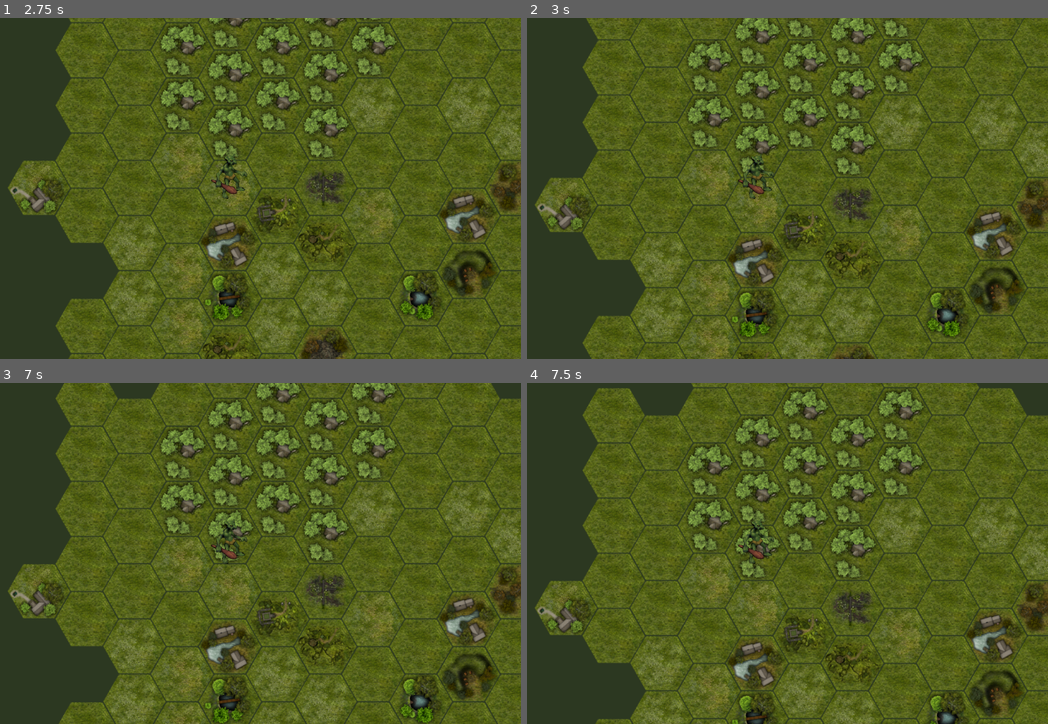
Above: before the commit, frames 1-4 (two rows, left to right).
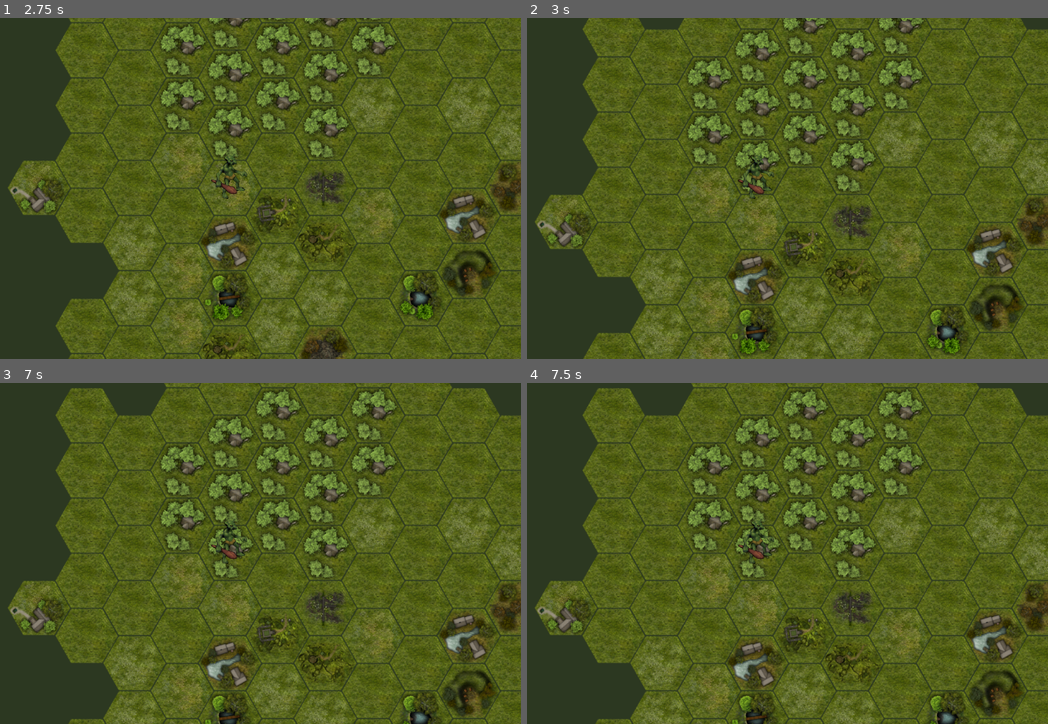
Above: after the commit, the same moments.

Repository: Beweeted/2d_hex_map_demo
Game: Godot game, scene res://map.tscn
The game is run twice, just before and just after one commit, with the same random seed, the same clock (stepped at 60 frames per second) and the same inputs.
Inputs:
- Up to frame 1 (2.75 s): tap Enter at 0.5, 2 s; hold Right (move_right) 0.53-1.28 s; tap Space at 1.25 s; hold Down (move_down) 1.28-2.03 s; hold Right (move_right) from 2.03 s (still down)
- Up to frame 2 (3 s): tap Space at 2.75 s; release Right (move_right) at 2.78 s; hold Up (move_up) from 2.78 s (still down)
- Up to frame 3 (7 s): release Up (move_up) at 3.53 s; hold Left (move_left) 3.53-5.03 s; tap Enter at 4.25 s; tap Space at 5 s; hold Down (move_down) 5.03-5.78 s; hold Right (move_right) 5.78-6.53 s; hold Up (move_up) from 6.53 s (still down)
- Up to frame 4 (7.5 s): release Up (move_up) at 7.28 s; hold Right (move_right) from 7.28 s (still down)

Frame 1 is identical in both runs. In frame 2, 33% of the frame differs, in the area x 1-100%, y 0-100%; in frame 3, 33%; in frame 4, nothing differs.

Commit message:
Refactoring movement logic

Diff:
--- a/board_gameplay_manager.gd
+++ b/board_gameplay_manager.gd
@@ -15,16 +15,7 @@
 		var hex_motion := input_to_hex_motion(input)
 		if hex_motion != Vector2.ZERO:
 			var target_tile = tilemap.get_map_tile(troll.my_tile.coords + hex_motion)
-			print("Target tile: %s  Is moveable: %s" % [target_tile, target_tile.is_moveable()])
-			#UPDATE THIS SO IT HANDLES THE TROLL NOT BEING A CHILD OF THE TILEMAP FOR POSITION ANYMORE
-			if target_tile.is_moveable():
-				troll.dest_tile = target_tile
-				troll.moving = true
-				print("Move start %s" % troll.dest_tile)
-			else:
-				troll.bump_tile = target_tile
-				troll.bumping = troll.BumpState.FORWARD
-				print("Bump start %s" % troll.bump_tile)
+			troll.move_to_hex(target_tile)
 
 
 func get_input_vector(_Input: InputEvent) -> Vector2:
--- /dev/null
+++ b/infantry.gd
@@ -0,0 +1,20 @@
+extends "res://unit.gd"
+
+class_name Infantry
+
+func move_cost(tile: Tile) -> int:
+	var move_cost = 100 # Shifted to allow fractional movement costs, like roads.
+	var immovable = 9999999
+	var terrain_type = tile.get_terrain_type()
+
+	#print("Tile type: %s, Matches grass: %s" % [terrain_type, terrain_type == Terrain.GRASS])
+
+	match terrain_type:
+		Terrain.ROAD:
+			return move_cost / 2
+		Terrain.GRASS, Terrain.FOREST:
+			return move_cost
+		Terrain.SWAMP, Terrain.BUILDING, Terrain.WATER:
+			return move_cost * 2
+		_:
+			return immovable
--- a/project.godot
+++ b/project.godot
@@ -14,20 +14,44 @@
 "language": "GDScript",
 "path": "res://board_gameplay_manager.gd"
 }, {
+"base": "KinematicBody2D",
+"class": "Infantry",
+"language": "GDScript",
+"path": "res://infantry.gd"
+}, {
 "base": "TileMap",
 "class": "MyTileMap",
 "language": "GDScript",
 "path": "res://my_tilemap.gd"
 }, {
 "base": "Reference",
+"class": "Terrain",
+"language": "GDScript",
+"path": "res://terrain.gd"
+}, {
+"base": "Reference",
 "class": "Tile",
 "language": "GDScript",
 "path": "res://tile.gd"
+}, {
+"base": "KinematicBody2D",
+"class": "Troll",
+"language": "GDScript",
+"path": "res://troll.gd"
+}, {
+"base": "KinematicBody2D",
+"class": "Unit",
+"language": "GDScript",
+"path": "res://unit.gd"
 } ]
 _global_script_class_icons={
 "BoardManager": "",
+"Infantry": "",
 "MyTileMap": "",
-"Tile": ""
+"Terrain": "",
+"Tile": "",
+"Troll": "",
+"Unit": ""
 }
 
 [application]
--- /dev/null
+++ b/terrain.gd
@@ -0,0 +1,39 @@
+class_name Terrain
+
+var type: int
+
+const VOID = -1
+const GRASS = 0
+const FOREST = 1
+const SWAMP = 2
+const ROCKY = 3
+const BUILDING = 4
+const WATER = 5
+const OBSTRUCTION = 6
+const ROAD = 7
+
+const GRASS_TILES: Array = [0, 1, 2, 3, 4, 5, 13, 17]
+const FOREST_TILES: Array = [6, 7, 8, 9, 16]
+const SWAMP_TILES: Array = [10, 11, 18, 19, 21]
+const ROCKY_TILES: Array = [15, 22, 23, 24]
+const BUILDING_TILES: Array = [9, 12, 14, 20]
+const WATER_TILES: Array = [25]
+const OBSTRUCTION_TILES: Array = [-1]
+const ROAD_TILES: Array = []
+
+func _init(tile_id: int) -> void:
+	type = VOID
+	if tile_id in GRASS_TILES:
+		type = GRASS
+	if tile_id in FOREST_TILES:
+		type = FOREST
+	if tile_id in SWAMP_TILES:
+		type = SWAMP
+	if tile_id in ROCKY_TILES:
+		type = ROCKY
+	if tile_id in WATER_TILES:
+		type = WATER
+	if tile_id in OBSTRUCTION_TILES:
+		type = OBSTRUCTION
+	if tile_id in ROAD_TILES:
+		type = ROAD
--- a/tile.gd
+++ b/tile.gd
@@ -1,31 +1,27 @@
+class_name Tile
+
+const Terrain = preload("res://terrain.gd")
+
 var coords: Vector2
 var position: Vector2
-var _tile_type: int
+var _tile_type_id: int
+var _terrain: Terrain
 
-var swamp_tiles: PoolIntArray = [10, 11, 18, 19, 20]
-var forest_tiles: PoolIntArray = [6, 7, 8, 9, 16]
-var rocky_tiles: PoolIntArray = [15, 22, 24]
-var building_tiles: PoolIntArray = [9, 12, 14, 20] #unused
-var obstruction_tiles: PoolIntArray = [-1, 25]
 
-class_name Tile
-
-func _init(initial_coords: Vector2, initial_position: Vector2, tile_type: int = -1) -> void:
+func _init(initial_coords: Vector2, initial_position: Vector2, tile_type_id: int = -1) -> void:
 	self.coords = initial_coords
 	self.position = initial_position
-	self._tile_type = tile_type
+	self._tile_type_id = tile_type_id
+	self._terrain = Terrain.new(tile_type_id)
 
 
 func _to_string() -> String:
-	return "Coord: %s, Pos: %s, Type: %s" % [coords, position, _tile_type]
-
-func is_moveable() -> bool:
-	return not (_tile_type in obstruction_tiles or _tile_type in building_tiles)
+	return "Coord: %s, Pos: %s, Type: %s" % [coords, position, _tile_type_id]
 
 
-func is_slow() -> bool:
-	return (_tile_type in swamp_tiles or _tile_type in forest_tiles or _tile_type in rocky_tiles)
+func get_terrain_type() -> int:
+	return _terrain.type
 
 
 func print() -> void:
-	print("Coord: %s, Pos: %s, Type: %s" % [coords, position, _tile_type])
+	print("Coord: %s, Pos: %s, Type: %s" % [coords, position, _tile_type_id])
--- a/troll.gd
+++ b/troll.gd
@@ -1,105 +1,3 @@
-extends KinematicBody2D
+extends "res://infantry.gd"
 
-enum HexDirection {STOPPED = -1, UP, UP_RIGHT, DOWN_RIGHT, DOWN, DOWN_LEFT, UP_LEFT}
-enum BumpState {STOPPED, FORWARD, BACKWARD}
-
-const BASE_MOTION_SPEED = 300
-const ROTATION_SPEED = 1000
-
-onready var my_tile: Tile
-onready var dest_tile: Tile
-onready var bump_tile: Tile
-
-var moving: bool = false
-var spinning: bool = false
-var bumping: int = 0
-
-
-func reset_tile(tilemap: MyTileMap) -> void:
-	my_tile = tilemap.get_map_tile(self.position, true)
-	dest_tile = my_tile
-	bump_tile = my_tile
-	print("Reinitializing tile location. %s" % my_tile)
-
-
-func move_to_hex(target_tile: Tile) -> bool:
-	if target_tile.is_moveable():
-		dest_tile = target_tile
-		moving = true
-		return true
-	else:
-		print("ERROR: Tile unmoveable! %s" % target_tile)
-		spinning = true
-		return false
-
-
-func get_hex_direction(direction_vector: Vector2) -> int:
-	var direction = HexDirection.STOPPED
-	if direction_vector == Vector2.ZERO:
-		return direction
-	else:
-		if direction_vector.x == 0 and direction_vector.y < 0:
-			direction = HexDirection.UP
-		if direction_vector.x > 0 and direction_vector.y < 0:
-			direction = HexDirection.UP_RIGHT
-		if direction_vector.x > 0 and direction_vector.y > 0:
-			direction = HexDirection.DOWN_RIGHT
-		if direction_vector.x < 0 and direction_vector.y > 0:
-			direction = HexDirection.DOWN_LEFT
-		if direction_vector.x < 0 and direction_vector.y < 0:
-			direction = HexDirection.UP_LEFT
-		if direction_vector.x == 0 and direction_vector.y > 0:
-			direction = HexDirection.DOWN
-	return direction
-
-
-func is_animating() -> bool:
-	if moving or spinning or bumping != BumpState.STOPPED:
-		return true
-	return false
-
-
-func move(delta) -> void:
-	if not moving:
-		return
-	var speed := BASE_MOTION_SPEED if not dest_tile.is_slow() else BASE_MOTION_SPEED / 2
-	var step := position.move_toward(dest_tile.position, delta * speed) - position
-	move_and_collide(step)
-	if position == dest_tile.position:
-		my_tile = dest_tile
-		moving = false
-		print("Move finished")
-
-
-func spin(delta) -> void:
-	if not spinning:
-		return
-	rotation_degrees += ROTATION_SPEED * delta
-	if rotation_degrees >= 360:
-		rotation_degrees = 0
-		spinning = false
-
-
-func bump(delta) -> void:
-	if not bumping:
-		return
-	var speed := BASE_MOTION_SPEED
-	var target_tile = my_tile
-	var target_position = my_tile.position
-	if bumping == BumpState.FORWARD:
-		target_tile = bump_tile
-		target_position = target_tile.position - ((target_tile.position - my_tile.position) / 2)
-	#print("Tiles. MyTile: %s, BumpTile: %s, TargetTile: %s" % [my_tile, bump_tile, target_tile])
-	var step := position.move_toward(target_position, delta * speed) - position
-	move_and_collide(step)
-	if position == target_position:
-		bumping += 1
-		if bumping >= BumpState.size():
-			bumping = BumpState.STOPPED
-			print("Bump finished")
-
-
-func _physics_process(delta) -> void:
-	move(delta)
-	spin(delta)
-	bump(delta)
+class_name Troll
--- /dev/null
+++ b/unit.gd
@@ -0,0 +1,118 @@
+extends KinematicBody2D
+
+class_name Unit
+
+const Terrain = preload("res://terrain.gd")
+enum HexDirection {STOPPED = -1, UP, UP_RIGHT, DOWN_RIGHT, DOWN, DOWN_LEFT, UP_LEFT}
+enum BumpState {STOPPED, FORWARD, BACKWARD}
+
+const BASE_MOTION_SPEED = 300
+const ROTATION_SPEED = 1000
+
+onready var my_tile: Tile
+onready var dest_tile: Tile
+onready var bump_tile: Tile
+
+var moving: bool = false
+var spinning: bool = false
+var bumping: int = 0
+
+var move_points: int = 1000
+
+func reset_tile(tilemap: MyTileMap) -> void:
+	my_tile = tilemap.get_map_tile(self.position, true)
+	dest_tile = my_tile
+	bump_tile = my_tile
+	print("Reinitializing tile location. %s" % my_tile)
+
+
+func move_to_hex(target_tile: Tile) -> bool:
+	var move_points_cost = move_cost(target_tile)
+	if move_points_cost > move_points:
+		print("ERROR: Tile unmoveable! Move points: %s, Move cost: %s, Tile: %s" % [move_points, move_points_cost, target_tile])
+		bump_tile = target_tile
+		bumping = BumpState.FORWARD
+		return false
+	else:
+		print("Move start %s" % dest_tile)
+		move_points -= move_points_cost
+		dest_tile = target_tile
+		moving = true
+		return true
+
+
+func get_hex_direction(direction_vector: Vector2) -> int:
+	var direction = HexDirection.STOPPED
+	if direction_vector == Vector2.ZERO:
+		return direction
+	else:
+		if direction_vector.x == 0 and direction_vector.y < 0:
+			direction = HexDirection.UP
+		if direction_vector.x > 0 and direction_vector.y < 0:
+			direction = HexDirection.UP_RIGHT
+		if direction_vector.x > 0 and direction_vector.y > 0:
+			direction = HexDirection.DOWN_RIGHT
+		if direction_vector.x < 0 and direction_vector.y > 0:
+			direction = HexDirection.DOWN_LEFT
+		if direction_vector.x < 0 and direction_vector.y < 0:
+			direction = HexDirection.UP_LEFT
+		if direction_vector.x == 0 and direction_vector.y > 0:
+			direction = HexDirection.DOWN
+	return direction
+
+
+func is_animating() -> bool:
+	if moving or spinning or bumping != BumpState.STOPPED:
+		return true
+	return false
+
+
+func move_cost(tile: Tile) -> int:
+	return 0
+
+
+func move_animation(delta) -> void:
+	if not moving:
+		return
+	var move_cost = move_cost(dest_tile)
+	var speed = BASE_MOTION_SPEED * move_cost / 100
+	var step := position.move_toward(dest_tile.position, delta * speed) - position
+	move_and_collide(step)
+	if position == dest_tile.position:
+		my_tile = dest_tile
+		moving = false
+		print("Move finished. Move points remaining: %s" % move_points)
+
+
+func spin_animation(delta) -> void:
+	if not spinning:
+		return
+	rotation_degrees += ROTATION_SPEED * delta
+	if rotation_degrees >= 360:
+		rotation_degrees = 0
+		spinning = false
+
+
+func bump_animation(delta) -> void:
+	if not bumping:
+		return
+	var speed := BASE_MOTION_SPEED
+	var target_tile = my_tile
+	var target_position = my_tile.position
+	if bumping == BumpState.FORWARD:
+		target_tile = bump_tile
+		target_position = target_tile.position - ((target_tile.position - my_tile.position) / 2)
+	#print("Tiles. MyTile: %s, BumpTile: %s, TargetTile: %s" % [my_tile, bump_tile, target_tile])
+	var step := position.move_toward(target_position, delta * speed) - position
+	move_and_collide(step)
+	if position == target_position:
+		bumping += 1
+		if bumping >= BumpState.size():
+			bumping = BumpState.STOPPED
+			print("Bump finished")
+
+
+func _physics_process(delta) -> void:
+	move_animation(delta)
+	spin_animation(delta)
+	bump_animation(delta)
